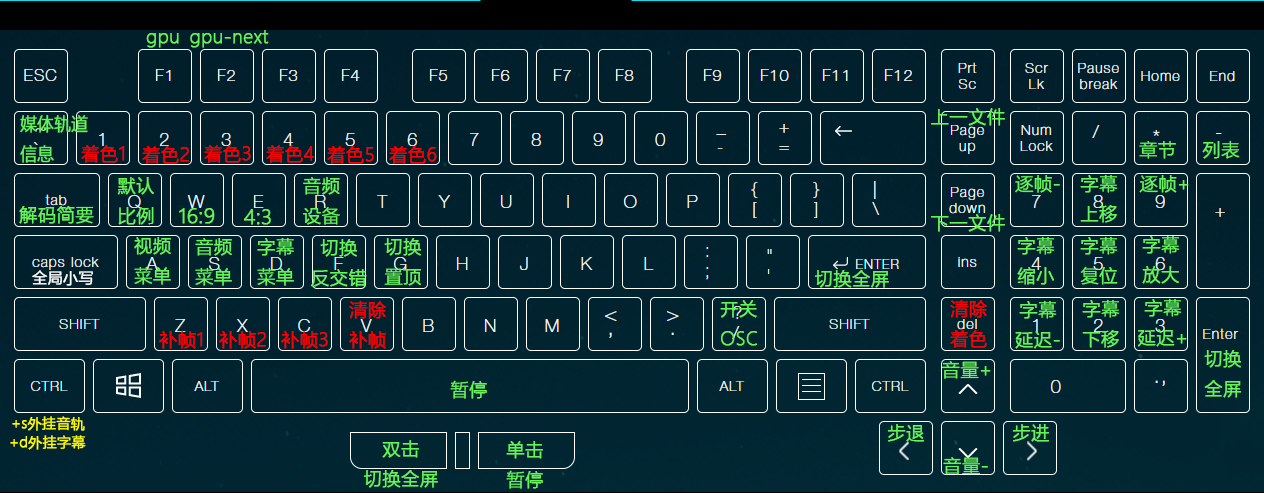
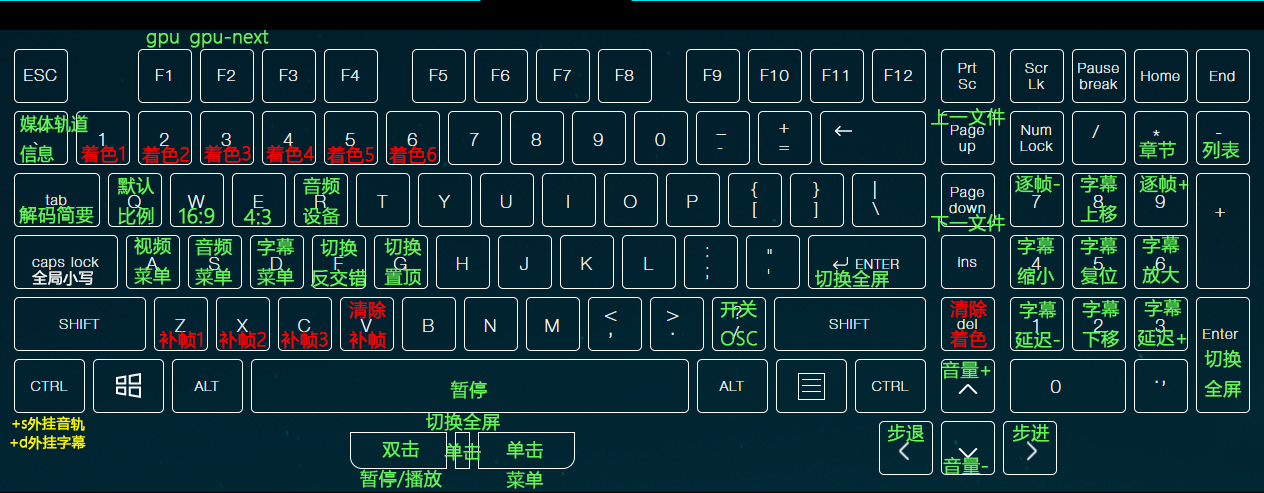
Revision of a layered (1264, 493) image; what changed, layer by layer:
renamed "双击 切换全屏" to "双击 暂停/播放", painted on it over [360, 469, 442, 488]
renamed "单击 暂停" to "单击 菜单", moved it above "切换全屏 单击", painted on it over [506, 470, 544, 489]
added layer "切换全屏 单击" above "图层 0" over [426, 413, 500, 461]
